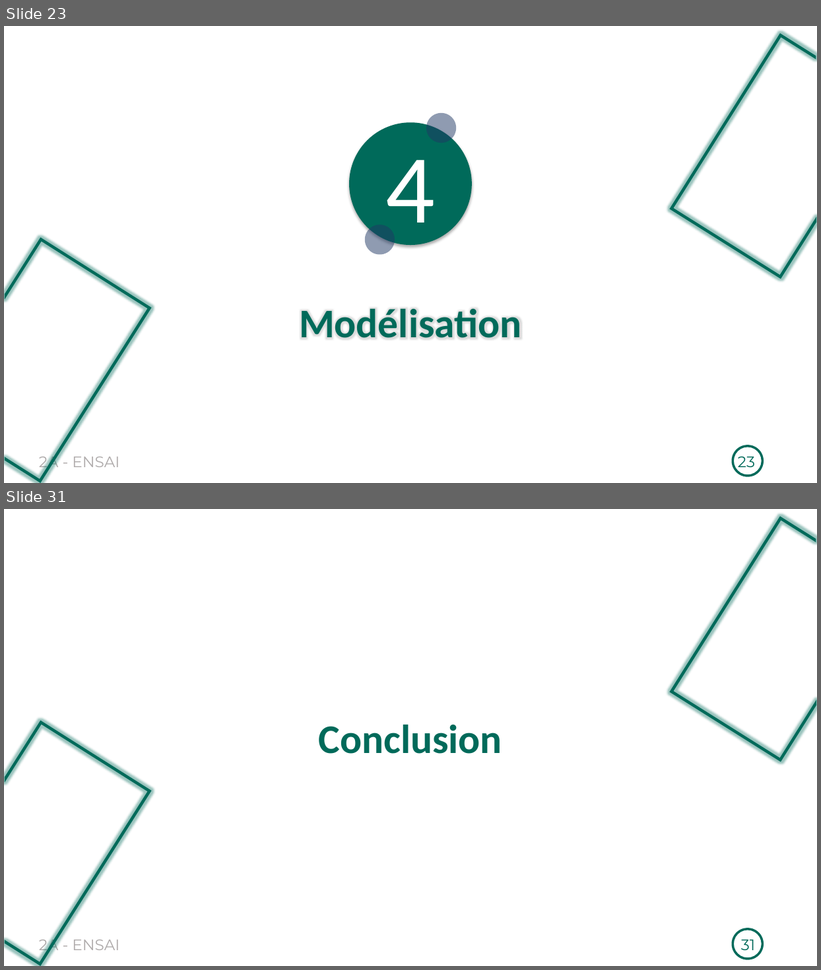
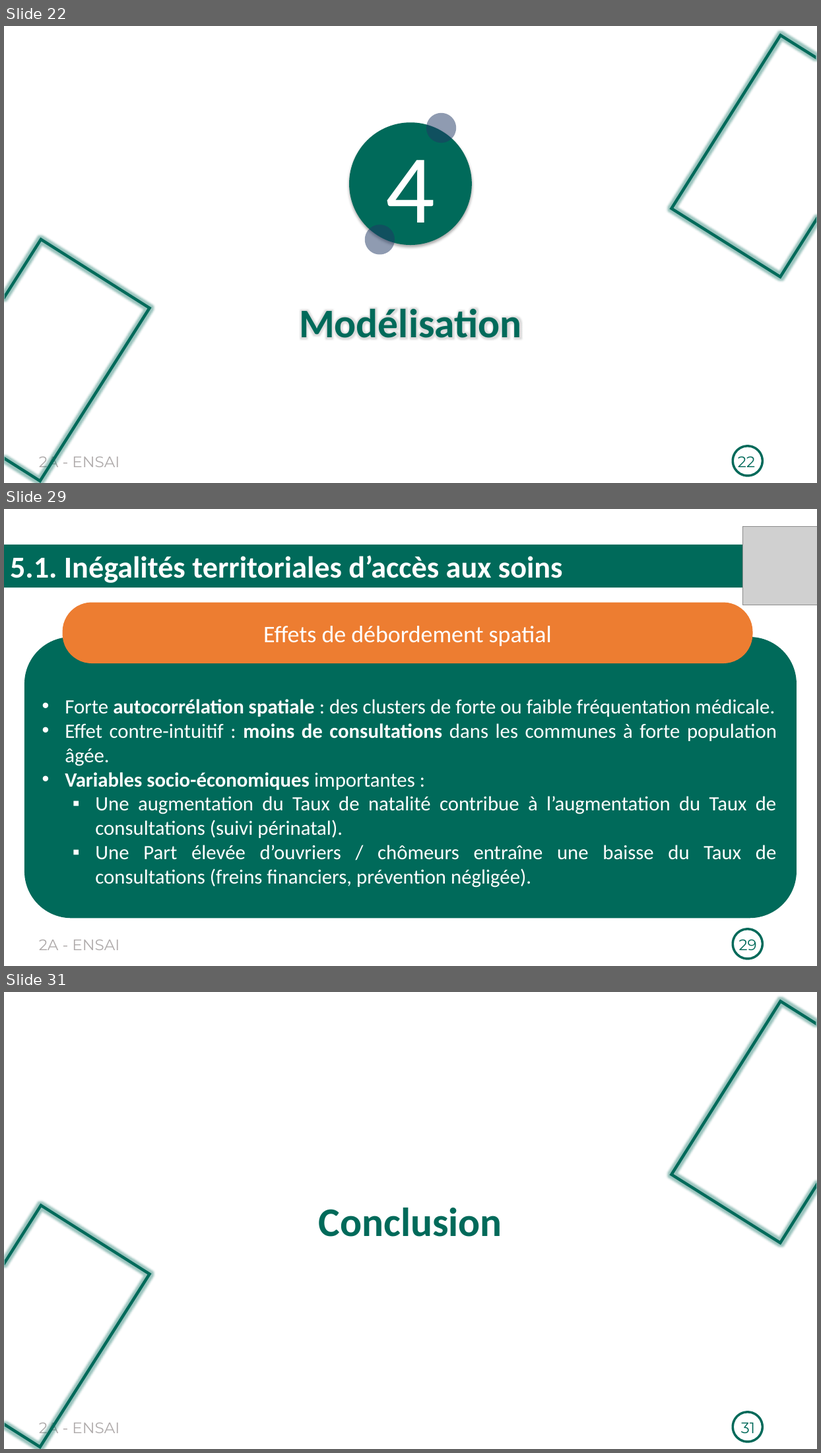
Before and after one commit to Richard-GOZAN/Projet-Stat-2A-Ensai, a slide deck: Présentation/Soutenance_Groupe25.pptx. Shown one above the other, each under a label of ours: slides 23 and 31 before the commit, slides 22, 29 and 31 after it; the slides between them are not shown. The pictures are 821x970 and 821x1453 pixels, drawn with LibreOffice and Linux fonts; fonts in the diff are those of the drawing; grey boxes stand for pictures. Boxes give left, top, right and bottom in pixels: in the first picture for what was removed or moved away, otherwise in the second. Text is boxed around its words. In the diff, an @@ line names an element or a change of style, - is before the commit and + after.

```diff
--- a/Présentation/Soutenance_Groupe25.pptx
+++ b/Présentation/Soutenance_Groupe25.pptx
@@ slide 29 added at box(4, 509, 817, 966), background #FFFFFF; not listed: 2 template elements that a slide beside it also shows @@
@@ picture added at box(743, 527, 817, 605) @@
@@ rectangle added at box(4, 545, 817, 588), fill #006A5A, 36 pt, text #FFFFFF, bold @@
+5.1. Inégalités territoriales d’accès aux soins
@@ rounded rectangle added at box(63, 602, 753, 663), fill #ED7D31, 28 pt, text #FFFFFF @@
+Effets de débordement spatial
@@ rounded rectangle added at box(24, 637, 797, 918), fill #006A5A @@
@@ text added at box(65, 699, 777, 888), 24 pt, text #FFFFFF @@
+• Forte autocorrélation spatiale : des clusters de forte ou faible fréquentation médicale.
+• Effet contre-intuitif : moins de consultations dans les communes à forte population âgée.
+• Variables socio-économiques importantes :
+  ▪ Une augmentation du Taux de natalité contribue à l’augmentation du Taux de consultations (suivi périnatal).
+  ▪ Une Part élevée d’ouvriers / chômeurs entraîne une baisse du Taux de consultations (freins financiers, prévention négligée).
@@ page number added at box(739, 939, 757, 951), 18 pt, text #006A5A @@
+29
@@ what was slide 23 is now slide 22 @@
@@ page number at box(738, 456, 755, 472): text changed @@
-23
+22
```
Also in this commit, not shown: 7 slides changed, 2 other slides added, 3 slides removed.
